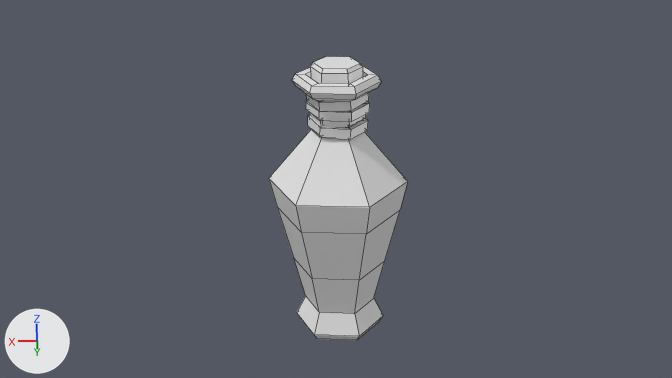
One commit to the Blender file Blenderfiles/Health_Image.blend: the scene before it, then after it.
The view is the same before and after, from the file's camera 'Camera'. The axes (+X, +Y, +Z) are drawn at lower left. The lights are the same throughout. Mesh edges are drawn as thin lines.

Names of what the first picture shows: 'Blue_Potion_8(String+Label)'.
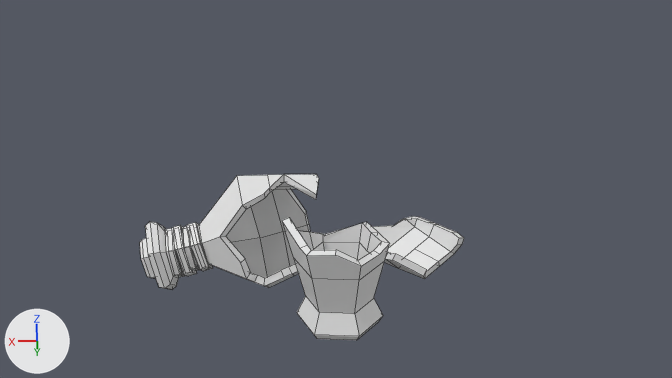
Location of each change, (x1, y1, x2, y2) in pixels of the pictures (672 x 378 px; the box of a moved part takes in the faces that stretch with it):
```json
{"object": "Blue_Potion_8(String+Label)", "change": "reshaped, modifiers changed", "before": [269, 56, 408, 340], "after": [140, 174, 464, 340], "on screen": "132% wider, 41% shorter"}
{"part": 1, "of": "me_cylinder_022", "change": "moved or reshaped", "before": [310, 56, 363, 84], "after": [140, 238, 156, 279]}
{"part": 2, "of": "me_cylinder_022", "change": "moved or reshaped", "before": [308, 115, 368, 140], "after": [165, 228, 186, 277]}
{"part": 3, "of": "me_cylinder_022", "change": "moved or reshaped", "before": [309, 112, 366, 128], "after": [172, 225, 197, 276]}
{"part": 4, "of": "me_cylinder_022", "change": "moved or reshaped", "before": [306, 100, 370, 122], "after": [182, 226, 200, 271]}
{"part": 5, "of": "me_cylinder_022", "change": "moved or reshaped", "before": [307, 93, 369, 111], "after": [187, 222, 212, 271]}
{"part": 6, "of": "me_cylinder_022", "change": "added", "after": [145, 174, 319, 290]}
{"part": 7, "of": "me_cylinder_022", "change": "added", "after": [372, 216, 464, 279]}
{"part": 8, "of": "me_cylinder_022", "change": "cut back", "before": [269, 66, 408, 280], "after": [282, 218, 390, 280]}
```

Edits to the scene script, one JSON object a line:
```json
{"block": "me_cylinder_022", "where": "# used by ob_blue_potion_8_string_label; location = (0.0, 0.0, 0.0); rotation_euler = (0.0, 0.0, -0.0896), in degrees (0, 0, -5.1)"}
{"op": "remove", "block": "me_cylinder_022", "code": "me_cylinder_022.from_pydata(...)  # 198 vertices, 184 faces; spans x -0.082..0.082, y -0.071..0.071, z -0.186..0.155"}
{"op": "add", "block": "me_cylinder_022", "code": "me_cylinder_022.from_pydata(...)  # 254 vertices, 200 faces; spans x -0.162..0.262, y -0.248..0.057, z -0.203..-0.016"}
{"block": "me_cylinder_022", "change": "me_cylinder_022 part 1: the loose piece of 20 vertices spanning x -0.029..0.029, y -0.026..0.025, z 0.132..0.155 is multiplied about its middle by the matrix ((0.27, -0.084, 0.959), (-0.863, -0.464, 0.202), (0.428, -0.882, -0.198)), then moved by (0.244, -0.034, -0.266)"}
{"block": "me_cylinder_022", "change": "me_cylinder_022 part 2: the loose piece of 24 vertices spanning x -0.035..0.034, y -0.03..0.03, z 0.074..0.091 is multiplied about its middle by the matrix ((0.154, -0.053, 0.997), (-0.89, -0.464, 0.113), (0.452, -0.896, -0.118)), then moved by (0.216, -0.04, -0.2)"}
{"block": "me_cylinder_022", "change": "me_cylinder_022 part 3: the loose piece of 24 vertices spanning x -0.033..0.032, y -0.028..0.028, z 0.086..0.1 is multiplied about its middle by the matrix ((0.405, -0.101, 1.05), (-0.95, -0.525, 0.315), (0.459, -0.996, -0.273)), then moved by (0.205, -0.042, -0.208)"}
{"block": "me_cylinder_022", "change": "me_cylinder_022 part 4: the loose piece of 24 vertices spanning x -0.037..0.036, y -0.031..0.031, z 0.096..0.11 is multiplied about its middle by the matrix ((0.159, -0.07, 0.87), (-0.779, -0.411, 0.109), (0.394, -0.783, -0.135)), then moved by (0.196, -0.044, -0.216)"}
{"block": "me_cylinder_022", "change": "me_cylinder_022 part 5: the loose piece of 24 vertices spanning x -0.036..0.035, y -0.031..0.031, z 0.106..0.121 is multiplied about its middle by the matrix ((0.378, -0.113, 0.905), (-0.823, -0.465, 0.285), (0.393, -0.863, -0.272)), then moved by (0.186, -0.046, -0.225)"}
{"block": "me_cylinder_022", "change": "me_cylinder_022 part 6: a new loose piece of 75 vertices spanning x 0.018..0.254, y -0.133..0.007, z -0.177..-0.016"}
{"block": "me_cylinder_022", "change": "me_cylinder_022 part 7: a new loose piece of 23 vertices spanning x -0.162..-0.021, y -0.248..-0.108, z -0.203..-0.155"}
{"block": "me_cylinder_022", "change": "me_cylinder_022 part 8"}
{"block": "me_cylinder_022", "change": "56 vertices are removed from x -0.082..0.082, y -0.071..0.071, z -0.026..0.141"}
{"block": "me_cylinder_022", "change": "56 faces are deleted"}
{"block": "me_cylinder_022", "change": "14 vertices are added at x -0.062..0.069, y -0.054..0.057, z -0.089..-0.045"}
{"block": "me_cylinder_022", "change": "8 new faces join them, mat_rlow_003 (its picture is missing)"}
{"op": "add", "block": "ob_blue_potion_8_string_label", "code": "_m = ob_blue_potion_8_string_label.modifiers.new('Solidify', 'SOLIDIFY')"}
```
